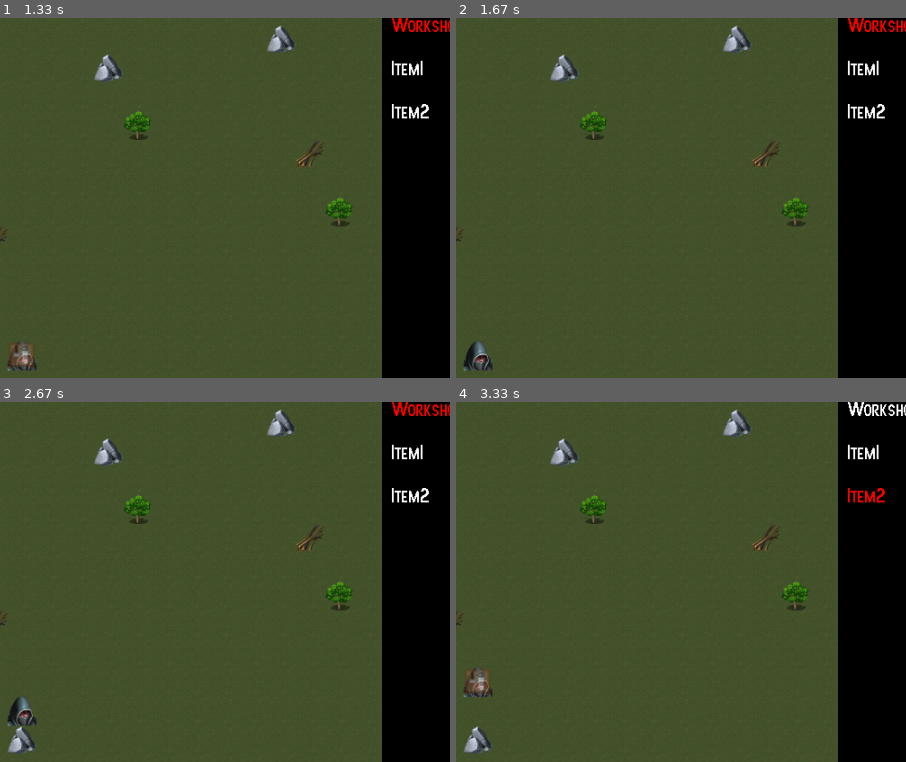
Above: before the commit, frames 1-4 (two rows, left to right).
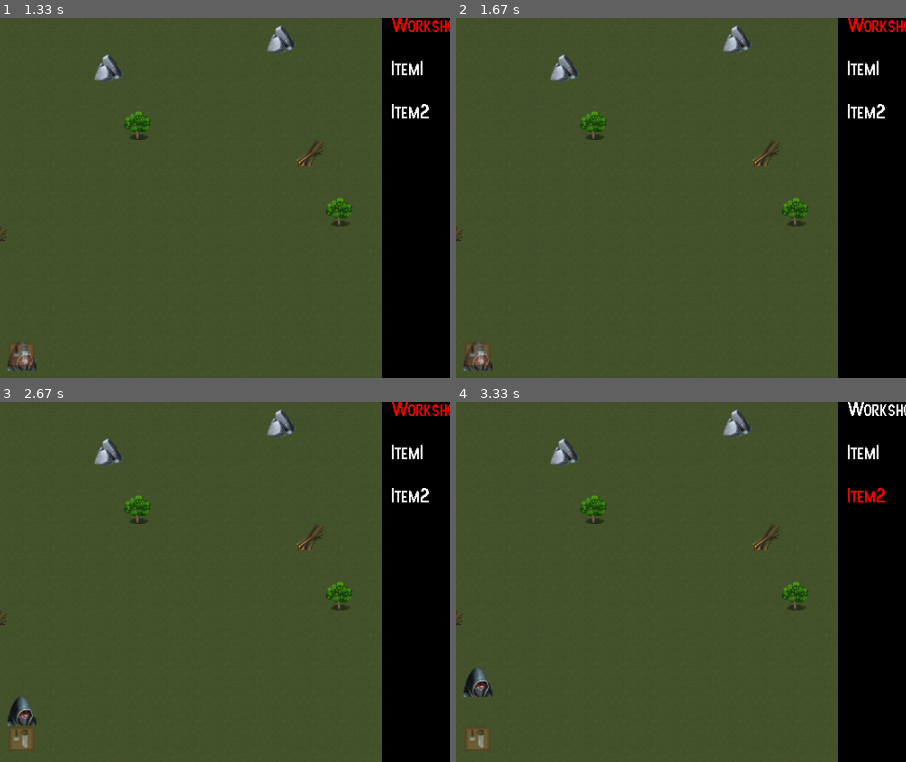
Above: after the commit, the same moments.

Repository: Lehnart/py-game
Game: pygame game, started from py_autobots/autobots.py
Two runs of this game, one before a commit and one after it. Both use one fixed random seed, a clock stepped at 60 frames per second and the inputs below.
Inputs:
- Up to frame 1 (1.33 s): hold Up 0.33-0.8 s; hold Down 0.83-1.13 s; tap E at 1.17 s
- Up to frame 2 (1.67 s): tap T at 1.5 s
- Up to frame 3 (2.67 s): hold Up 1.83-2.2 s; tap Z at 1.9, 2.3 s; tap E at 1.98 s; hold Down 2.23-2.6 s; hold S 2.23-2.6 s; tap T at 2.38 s; hold Up from 2.63 s (still down)
- Up to frame 4 (3.33 s): tap Z at 2.7 s; release Up at 2.93 s; tap G at 2.97 s; hold Down from 3.3 s (still down); hold S from 3.3 s (still down)
The pictures show only the part of the screen within x 38-88%, y 3-53%; the shares and areas given below are measured in that part.

Frame 1 is identical in both runs. In frame 2, 0.3% of the frame differs, in the area x 2-8%, y 90-98%; in frame 3, 0.3%; in frame 4, 0.7%, in the area x 1-9%, y 74-98%.

Commit message:
Destroy ressource when used on plan, and add PickableComponent

Diff:
--- a/py_autobots/autobots.py
+++ b/py_autobots/autobots.py
@@ -16,7 +16,7 @@
 from engine.systems.sprite_string.processors import StringSpriteProcessor
 from py_autobots.config import WINDOW_SIZE, FRAME_RATE, HERO_RECT, HERO_SPRITE, TILE_SIZE, GRASS_SPRITE, TREE_SPRITE, \
     BRANCH_SPRITE, ROCK_SPRITE, WORKSHOP_RECT, WORKSHOP_SPRITE, TILE_COUNT, MENU_FONT
-from py_autobots.systems.holder.components import HolderComponent
+from py_autobots.systems.holder.components import HolderComponent, PickableComponent
 from py_autobots.systems.holder.events import TakeEvent, DropEvent
 from py_autobots.systems.holder.processors import HolderProcessor
 from py_autobots.systems.plan.components import PlanComponent
@@ -41,19 +41,21 @@
     if plan_name:
         w.publish(CreatePlanEvent(plan_name, r.x, r.y))
 
+
 def build_plan(w: World, e: int):
     r = w.component_for_entity(e, RectComponent)
     l = w.get_components(RectComponent, PlanComponent)
-    for e, [c,_] in l:
+    for e, [c, _] in l:
         if c.x == r.x and c.y == r.y:
             w.publish(BuildEvent(e))
 
+
 def take_item(w: World, holder_ent: int):
     r = w.component_for_entity(holder_ent, RectComponent)
-    l = w.get_component(RectComponent)
+    l = w.get_components(RectComponent, PickableComponent)
 
     taken_ent = None
-    for e, c in l:
+    for e, [c,_] in l:
         if c.x == r.x and c.y == r.y:
             taken_ent = e
 
@@ -62,14 +64,13 @@
 
 
 def drop_item(w: World, holder_ent: int):
-
-    hold_comp : HolderComponent = w.component_for_entity(holder_ent, HolderComponent)
+    hold_comp: HolderComponent = w.component_for_entity(holder_ent, HolderComponent)
     if hold_comp.hold_ent and w.has_component(hold_comp.hold_ent, RessourceComponent):
         r = w.component_for_entity(holder_ent, RectComponent)
         l = w.get_components(RectComponent, PlanComponent)
         for e, [c, _] in l:
-            if c.x == r.x and c.y == r.y :
-                w.publish(AddRessourceEvent(e, hold_comp.hold_ent))
+            if c.x == r.x and c.y == r.y:
+                w.publish(AddRessourceEvent(e, hold_comp.hold_ent, holder_ent))
                 return
 
     w.publish(DropEvent(holder_ent))
@@ -155,19 +156,22 @@
                 rect = RectComponent(x, y, TILE_SIZE, TILE_SIZE)
                 sprite = None
                 res = None
+                pick = None
                 if random.random() < 10. / 625.:
                     sprite = SpriteComponent(x, y, TREE_SPRITE)
                 elif random.random() < 10. / 625.:
                     sprite = SpriteComponent(x, y, BRANCH_SPRITE)
                     res = RessourceComponent(Ressource.BRANCH)
+                    pick = PickableComponent()
                 elif random.random() < 10. / 625.:
                     sprite = SpriteComponent(x, y, ROCK_SPRITE)
                     res = RessourceComponent(Ressource.STONE)
-
+                    pick = PickableComponent()
                 ent = self.create_entity(rect, sprite, 1)
-                if res :
+                if res:
                     self.add_component(ent, res)
-
+                if pick:
+                    self.add_component(ent, pick)
         self.add_processor(InputProcessor(), 20)
         self.add_processor(PlanMenuProcessor(), 19)
         self.add_processor(PlanMenuItemProcessor(), 19)
--- a/py_autobots/systems/holder/components.py
+++ b/py_autobots/systems/holder/components.py
@@ -2,3 +2,9 @@
 
     def __init__(self):
         self.hold_ent = None
+
+
+class PickableComponent:
+
+    def __init__(self):
+        pass
--- a/py_autobots/systems/holder/events.py
+++ b/py_autobots/systems/holder/events.py
@@ -14,3 +14,11 @@
     def __init__(self, holder_ent: int):
         super().__init__()
         self.holder_ent = holder_ent
+
+
+
+class RemoveEvent(Event):
+
+    def __init__(self, holder_ent: int):
+        super().__init__()
+        self.holder_ent = holder_ent
--- a/py_autobots/systems/holder/processors.py
+++ b/py_autobots/systems/holder/processors.py
@@ -3,7 +3,7 @@
 from engine.systems.speed.events import MoveRectEvent
 from engine.systems.sprite.events import FlipVisibilityEvent
 from py_autobots.systems.holder.components import HolderComponent
-from py_autobots.systems.holder.events import TakeEvent, DropEvent
+from py_autobots.systems.holder.events import TakeEvent, DropEvent, RemoveEvent
 
 
 class HolderProcessor(Processor):
@@ -52,3 +52,15 @@
             if self.world.has_component(drop_ent, RectComponent):
                 drop_rect_component = self.world.component_for_entity(drop_ent, RectComponent)
                 self.world.publish(MoveRectEvent(drop_ent, rect_component.x - drop_rect_component.x, rect_component.y - drop_rect_component.y))
+
+
+        for event in self.world.receive(RemoveEvent):
+
+            if not self.world.entity_exists(event.holder_ent):
+                continue
+
+            if not self.world.has_components(event.holder_ent, HolderComponent, RectComponent):
+                continue
+
+            holder_component = self.world.component_for_entity(event.holder_ent, HolderComponent)
+            holder_component.hold_ent = None
--- a/py_autobots/systems/plan/events.py
+++ b/py_autobots/systems/plan/events.py
@@ -13,10 +13,11 @@
 
 class AddRessourceEvent(Event):
 
-    def __init__(self, dest_plan_ent: int, res_ent: int):
+    def __init__(self, dest_plan_ent: int, res_ent: int, holder_ent : int):
         super().__init__()
         self.dest_plan_ent = dest_plan_ent
         self.res_ent = res_ent
+        self.holder_ent = holder_ent
 
 class BuildEvent(Event):
 
--- a/py_autobots/systems/plan/processors.py
+++ b/py_autobots/systems/plan/processors.py
@@ -4,6 +4,7 @@
 from engine.systems.rect.components import RectComponent
 from engine.systems.sprite.components import SpriteComponent
 from py_autobots.config import WORKSHOP_SPRITE, TILE_SIZE
+from py_autobots.systems.holder.events import RemoveEvent
 from py_autobots.systems.plan.components import PlanComponent
 from py_autobots.systems.plan.events import CreatePlanEvent, AddRessourceEvent, BuildEvent
 from py_autobots.systems.ressource.components import Ressource, RessourceComponent
@@ -25,15 +26,16 @@
             plan = self.world.create_entity(
                 PlanComponent({Ressource.BRANCH: 1}),
                 SpriteComponent(event.x, event.y, sprite, 1),
-                RectComponent(event.x,event.y,TILE_SIZE,TILE_SIZE)
+                RectComponent(event.x, event.y, TILE_SIZE, TILE_SIZE)
             )
             print("plan " + str(plan))
 
         for event in self.world.receive(AddRessourceEvent):
 
-            event : AddRessourceEvent
+            event: AddRessourceEvent
             res_ent = event.res_ent
             dest_plan_ent = event.dest_plan_ent
+            holder_ent = event.holder_ent
 
             if not self.world.entity_exists(dest_plan_ent):
                 continue
@@ -47,10 +49,10 @@
             if not self.world.has_component(dest_plan_ent, PlanComponent):
                 continue
 
-            res_comp  : RessourceComponent = self.world.component_for_entity(res_ent, RessourceComponent)
-            plan_comp : PlanComponent = self.world.component_for_entity(dest_plan_ent, PlanComponent)
+            res_comp: RessourceComponent = self.world.component_for_entity(res_ent, RessourceComponent)
+            plan_comp: PlanComponent = self.world.component_for_entity(dest_plan_ent, PlanComponent)
 
-            if not res_comp.res in plan_comp.required_ressources :
+            if res_comp.res not in plan_comp.required_ressources:
                 continue
 
             if plan_comp.required_ressources[res_comp.res] == plan_comp.current_ressources[res_comp.res]:
@@ -60,9 +62,12 @@
             print(res_comp.res)
             print(plan_comp.current_ressources[res_comp.res])
 
+            self.world.delete_entity(res_ent, True)
+            self.world.publish(RemoveEvent(holder_ent))
+
         for event in self.world.receive(BuildEvent):
 
-            event : BuildEvent
+            event: BuildEvent
             dest_plan_ent = event.dest_plan_ent
 
             if not self.world.entity_exists(dest_plan_ent):
@@ -70,9 +75,9 @@
             if not self.world.has_component(dest_plan_ent, PlanComponent):
                 continue
 
-            plan_comp : PlanComponent = self.world.component_for_entity(dest_plan_ent, PlanComponent)
+            plan_comp: PlanComponent = self.world.component_for_entity(dest_plan_ent, PlanComponent)
 
-            if plan_comp.required_ressources != plan_comp.current_ressources :
+            if plan_comp.required_ressources != plan_comp.current_ressources:
                 continue
 
             self.world.remove_component(dest_plan_ent, PlanComponent)
